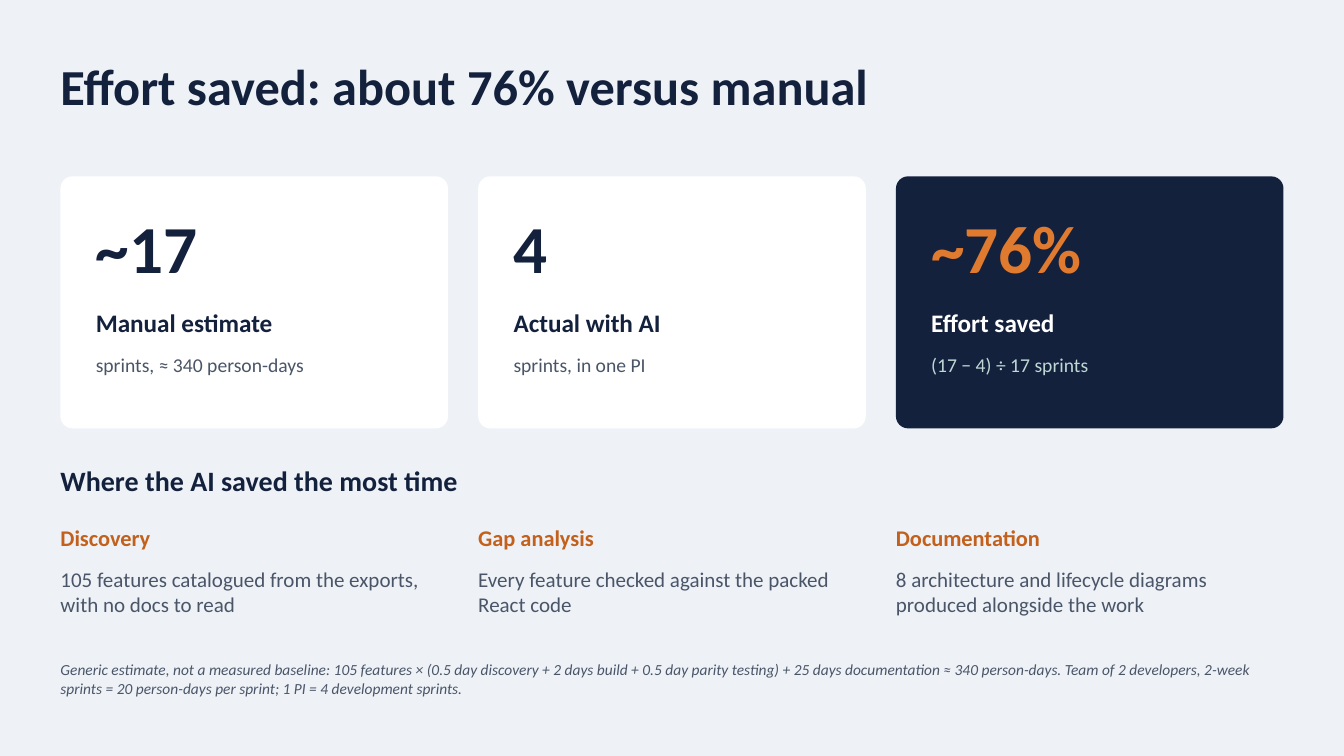
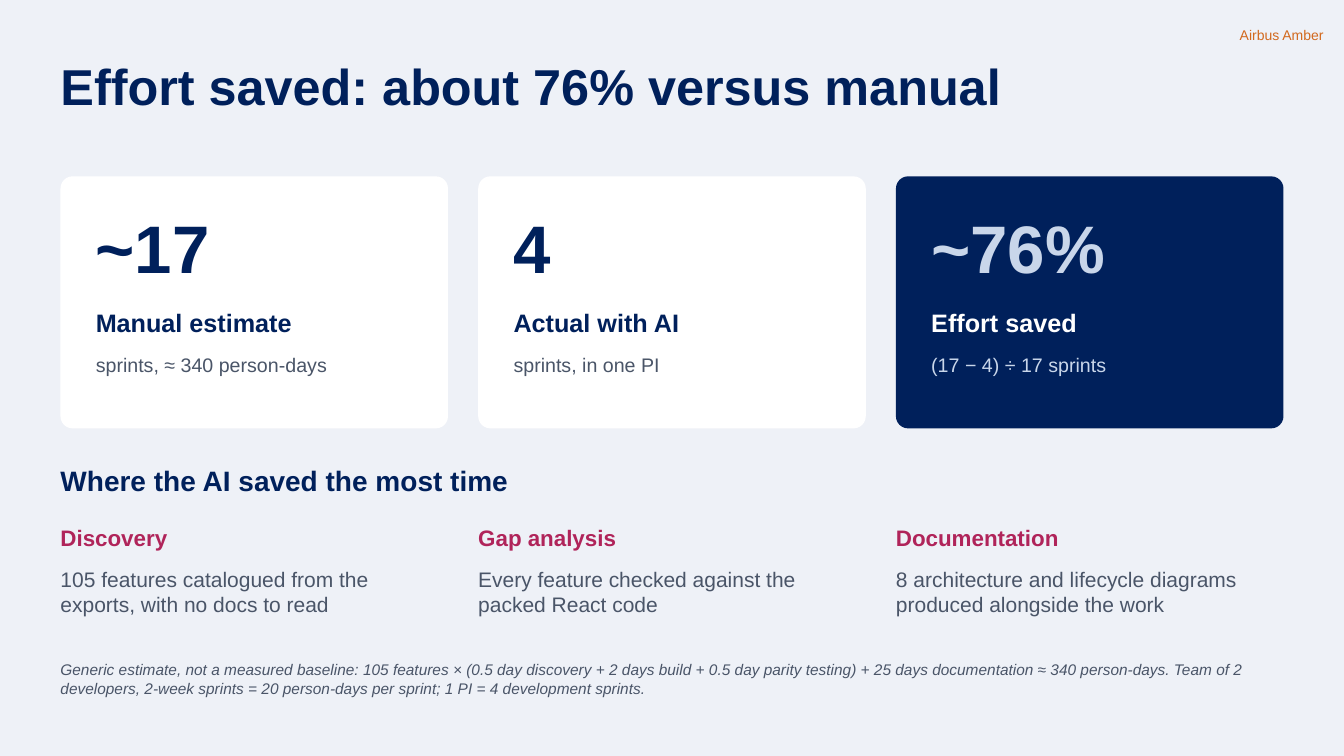
Before and after one commit to nithinram97/archify, a slide deck: slide 7 of erm-migration/docs/ERM-Migration-Jury-Pitch.pptx (slide 5 before the commit). Drawn at 1344x756 pixels with LibreOffice and Linux fonts; fonts in the diff are those of the drawing. Boxes give left, top, right and bottom in pixels: in the first picture for what was removed or moved away, otherwise in the second. Text is boxed around its words. In the diff, an @@ line names an element or a change of style, - is before the commit and + after.

```diff
--- a/erm-migration/docs/ERM-Migration-Jury-Pitch.pptx
+++ b/erm-migration/docs/ERM-Migration-Jury-Pitch.pptx
@@ background #EEF2F7 to #EEF1F7 @@
@@ text added at (x1=1240, y1=30, x2=1323, y2=40), 10 pt, text #D2691E @@
+Airbus Amber
@@ rounded rectangle at (x1=896, y1=176, x2=1284, y2=429): fill #14213D to #00205B @@
@@ text "~76%" at (x1=931, y1=226, x2=1105, y2=274): font Calibri to Arial, text colour #E07A2F to #C9D6EA @@
@@ text "(17 − 4) ÷ 17 ..." at (x1=931, y1=357, x2=1106, y2=376): font Calibri to Arial, text colour #BFD8D5 to #C9D6EA @@
@@ font Calibri to Arial, text colour #14213D to #00205B in 6 elements at (x1=60, y1=68, x2=1000, y2=106), (x1=96, y1=226, x2=210, y2=273), (x1=96, y1=313, x2=291, y2=333), (x1=514, y1=226, x2=551, y2=273), (x1=514, y1=313, x2=679, y2=333), (x1=60, y1=470, x2=508, y2=492) @@
@@ font Calibri to Arial, text colour #C2601C to #B0245A in 3 elements at (x1=60, y1=529, x2=167, y2=551), (x1=478, y1=529, x2=616, y2=551), (x1=896, y1=529, x2=1058, y2=546) @@
@@ font Calibri to Arial in 7 elements at (x1=96, y1=358, x2=327, y2=376), (x1=514, y1=358, x2=660, y2=376), (x1=931, y1=313, x2=1076, y2=333), (x1=60, y1=572, x2=368, y2=617), (x1=478, y1=572, x2=795, y2=617), (x1=896, y1=572, x2=1236, y2=617), (x1=60, y1=664, x2=1242, y2=697) @@
```
Also in this commit, not shown: 4 other slides changed, 4 slides added, 3 slides removed, 4 other files.
